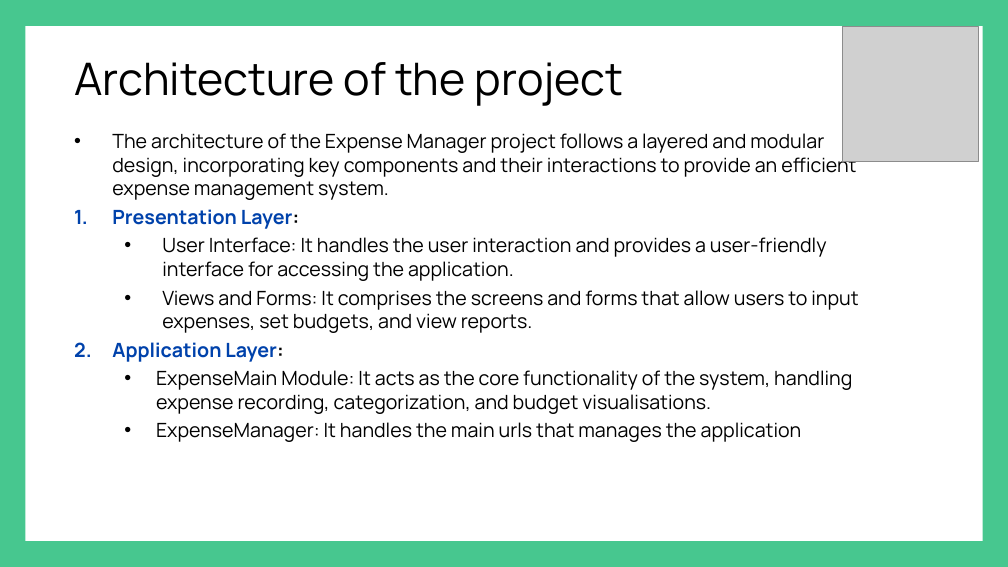
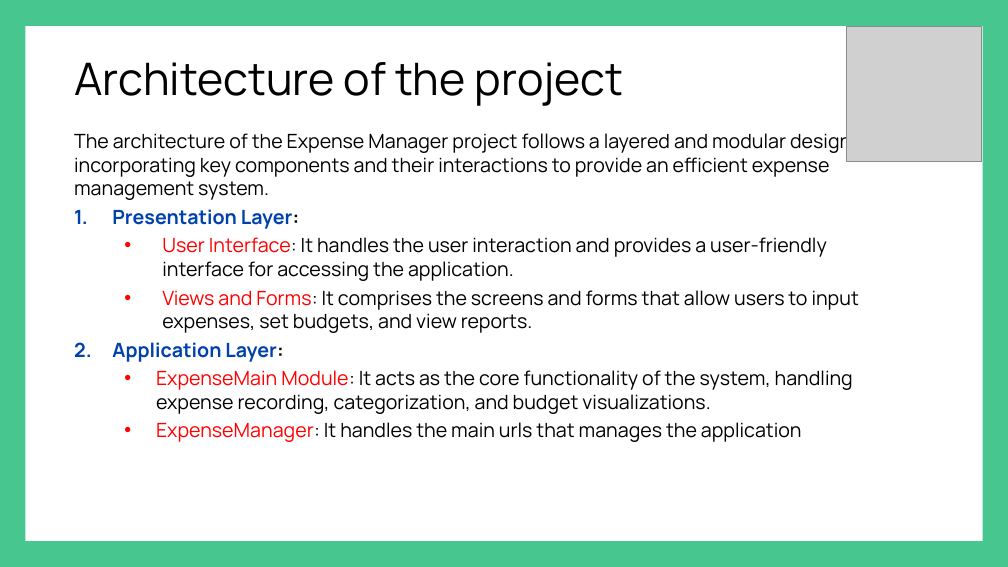
Before and after one commit to nithin200051/ExpenseManager, a slide deck: slide 5 of ExpenseManager-main/Project Presentation/Expense PPT.pptx. Drawn at 1008x567 pixels with LibreOffice and Linux fonts; fonts in the diff are those of the drawing; grey boxes stand for pictures. Boxes give left, top, right and bottom in pixels: in the first picture for what was removed or moved away, otherwise in the second. Text is boxed around its words. In the diff, an @@ line names an element or a change of style, - is before the commit and + after.

```diff
--- a/ExpenseManager-main/Project Presentation/Expense PPT.pptx
+++ b/ExpenseManager-main/Project Presentation/Expense PPT.pptx
@@ picture: place and size @@
-picture at box(843, 26, 978, 161)
+picture at box(847, 26, 982, 161)
@@ text at box(74, 130, 859, 442): text colour #000000 to #FF0000 in "User Interface:", "Views and Forms:", "ExpenseManager:"; bullet • to none @@
@@ text at box(156, 370, 853, 414): text changed @@
-  • ExpenseMain Module: It acts as the core functionality of the system, handling expense recording, categorization, and budget visualisations.
+  • ExpenseMain Module: It acts as the core functionality of the system, handling expense recording, categorization, and budget visualizations.
```
Also in this commit, not shown: 9 other slides changed, 1 slide added, 1 slide removed.
